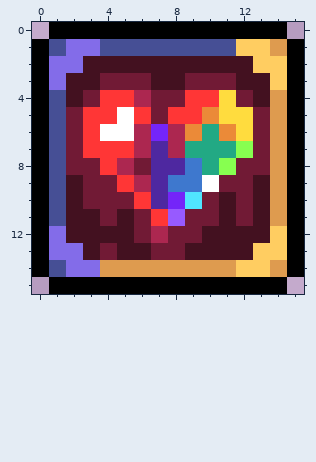
File history of a pixel-art sprite, Content/Buffs/PetBuffs/ScarletBuff.png. This is how it looked before the edit.
The file is 32x32 pixels, drawn in blocks of 2x2; one block is one cell here.
The result:
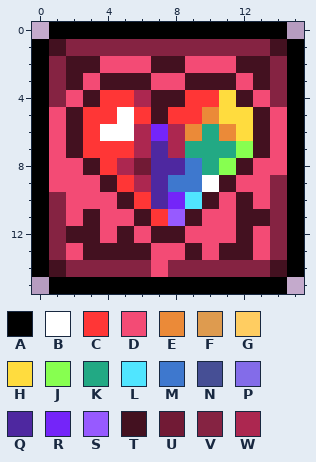
Palette (. is transparent): A #000000  B #ffffff  C #ff3636  D #f34b75  E #eb8a38  F #de9b4f  G #ffcd61  H #ffdc3e  J #87ff50  K #22a984  L #50e5ff  M #3e78ce  N #464f95  P #836ce9  Q #4e28a0  R #7425f9  S #975aff  T #431120  U #711a35  V #852342  W #ac2750
Change:
{"y":1,"x":1,"old":"NPPNNNNNNNNGGF","new":"TVVVVVVVVVVVVT"}
{"y":2,"x":1,"old":"PP","new":"VT"}
{"y":2,"x":4,"old":"TTT","new":"DDD"}
{"y":2,"x":9,"old":"TTT","new":"DDD"}
{"y":2,"x":13,"old":"GG","new":"TV"}
{"y":3,"x":1,"old":"P","new":"V"}
{"y":3,"x":3,"old":"TUUUTTUUUT","new":"DTTTDDTTTD"}
{"y":3,"x":14,"old":"G","new":"V"}
{"y":4,"x":1,"old":"NTU","new":"VDT"}
{"y":4,"x":7,"old":"UU","new":"TT"}
{"y":4,"x":12,"old":"UTF","new":"TDV"}
{"y":5,"x":1,"old":"NU","new":"DT"}
{"y":5,"x":7,"old":"U","new":"T"}
{"y":5,"x":13,"old":"UF","new":"TD"}
{"y":6,"x":1,"old":"NU","new":"DT"}
{"y":6,"x":13,"old":"UF","new":"TD"}
{"y":7,"x":1,"old":"NU","new":"DT"}
{"y":7,"x":13,"old":"UF","new":"TD"}
{"y":8,"x":1,"old":"NUU","new":"DDT"}
{"y":8,"x":12,"old":"UUF","new":"TDD"}
{"y":9,"x":1,"old":"NTUU","new":"DDDT"}
{"y":9,"x":11,"old":"UUTF","new":"TDDV"}
{"y":10,"x":1,"old":"NTUUU","new":"VDDDT"}
{"y":10,"x":10,"old":"UTUTF","new":"TDTDV"}
{"y":11,"x":1,"old":"NT","new":"VD"}
{"y":11,"x":4,"old":"UTU","new":"DDT"}
{"y":11,"x":9,"old":"UUTU","new":"TDDT"}
{"y":11,"x":14,"old":"F","new":"V"}
{"y":12,"x":1,"old":"P","new":"V"}
{"y":12,"x":4,"old":"T","new":"D"}
{"y":12,"x":6,"old":"UWUUTT","new":"DTTDDD"}
{"y":12,"x":13,"old":"TG","new":"DV"}
{"y":13,"x":1,"old":"PP","new":"VD"}
{"y":13,"x":4,"old":"U","new":"T"}
{"y":13,"x":7,"old":"UU","new":"DD"}
{"y":13,"x":10,"old":"T","new":"D"}
{"y":13,"x":13,"old":"GG","new":"DV"}
{"y":14,"x":1,"old":"NPPFFFFFFFFGGF","new":"TVVVVVDVVVVVVT"}
{"label":"changed","picture_box":[49,39,287,277]}
